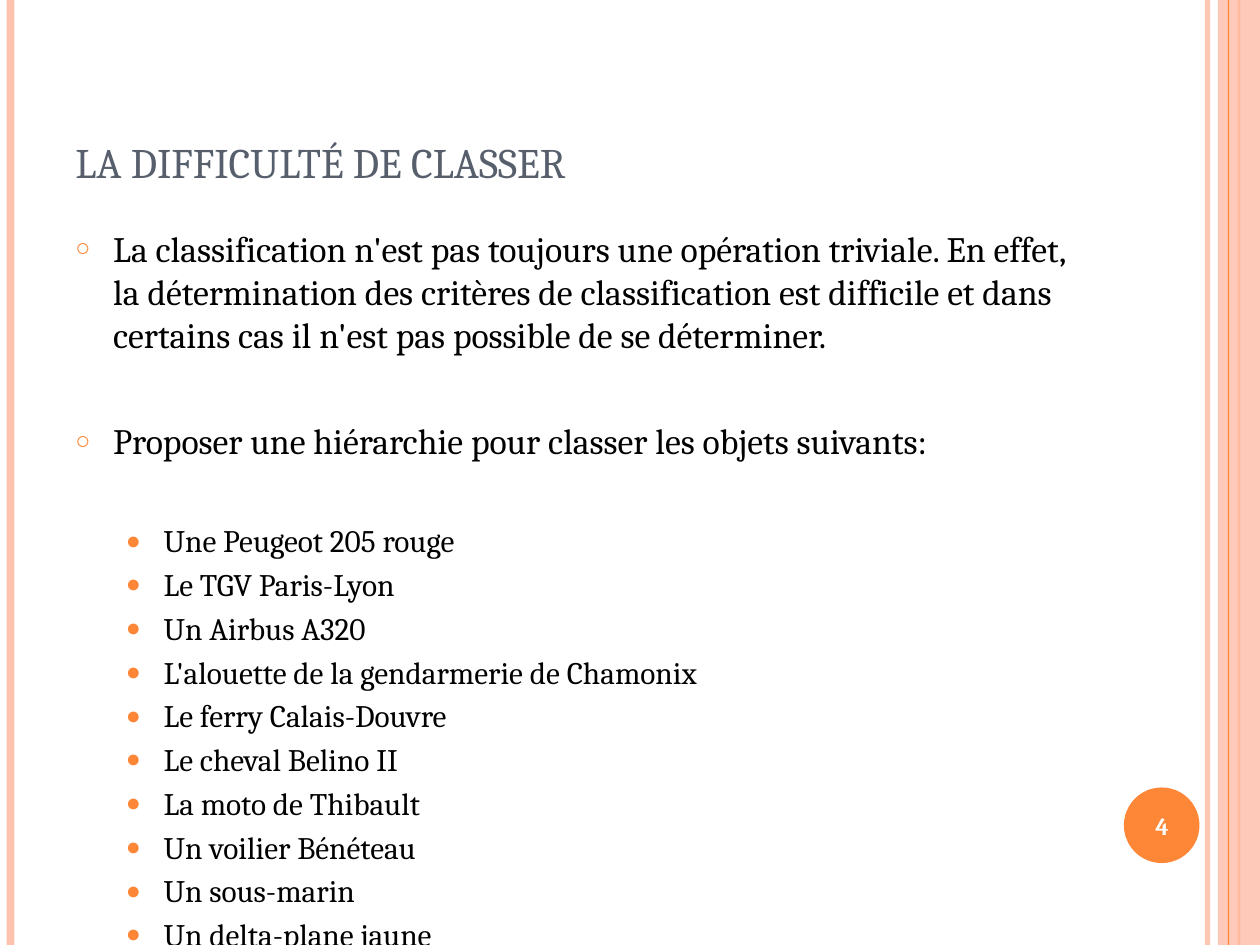
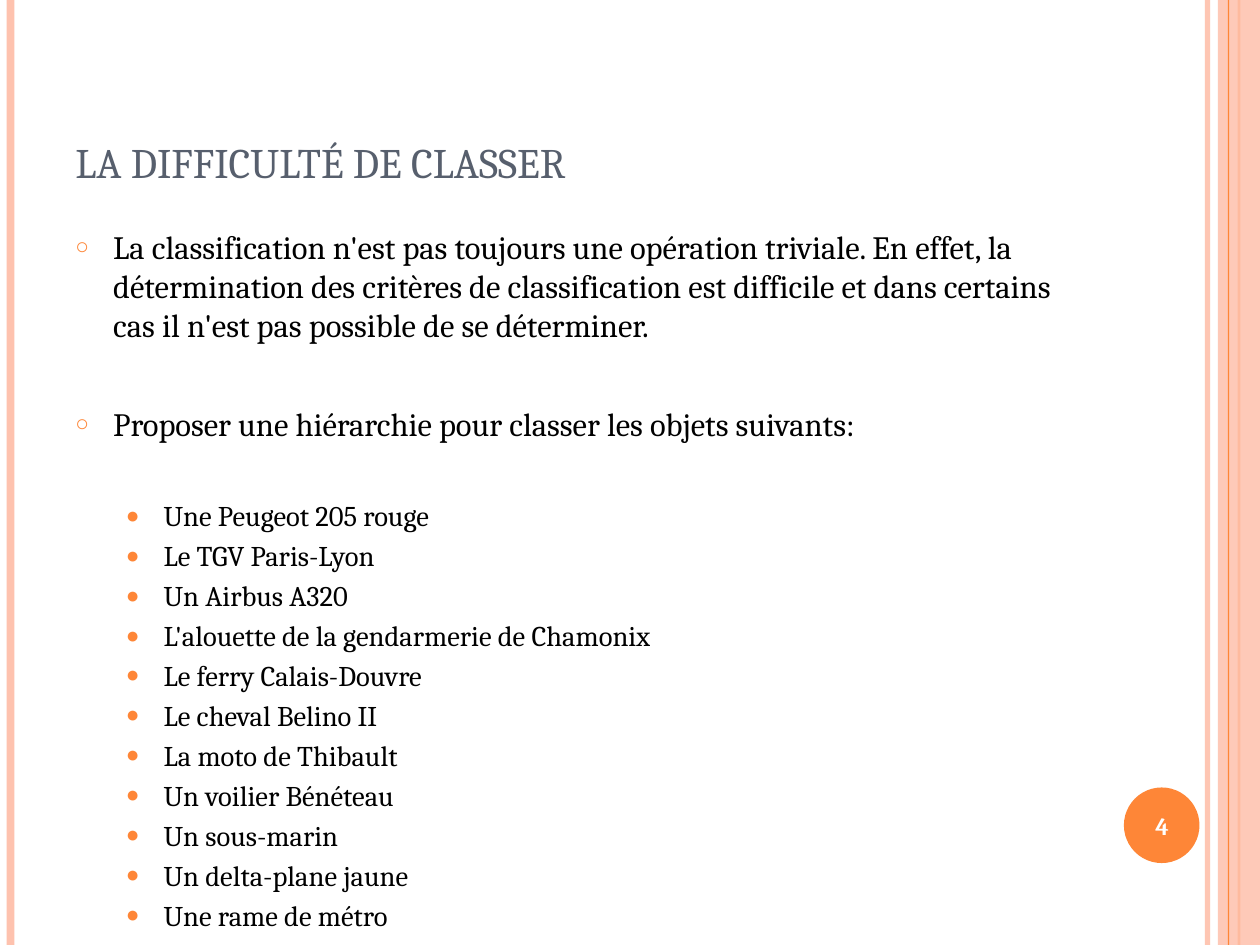
Before and after one commit to llissandre/CDA_2409_LL, a slide deck: slide 4 of 04 - PO/UML/2.Exo Concepts_objet v2.0.0 ST 1.pptx. Drawn at 1260x945 pixels with LibreOffice and Linux fonts; fonts in the diff are those of the drawing. Boxes give left, top, right and bottom in pixels: in the first picture for what was removed or moved away, otherwise in the second. Text is boxed around its words. In the diff, an @@ line names an element or a change of style, - is before the commit and + after.

```diff
--- a/04 - PO/UML/2.Exo Concepts_objet v2.0.0 ST 1.pptx
+++ b/04 - PO/UML/2.Exo Concepts_objet v2.0.0 ST 1.pptx
@@ text "La classification n'est pas toujours ..." at <box>113,236,1051,892</box>: size 20.4 to 18.6 pt in "La classification n'est pas toujours une opération ...", "Proposer une hiérarchie pour classer les objets ..."; size 17.9 to 16.3 pt in "Une Peugeot 205 rouge", "Le TGV Paris-Lyon", "Un Airbus A320", "L'alouette de la gendarmerie de Chamonix" and 7 more places @@
```
Also in this commit, not shown: 3 other slides changed, 5 other files.
